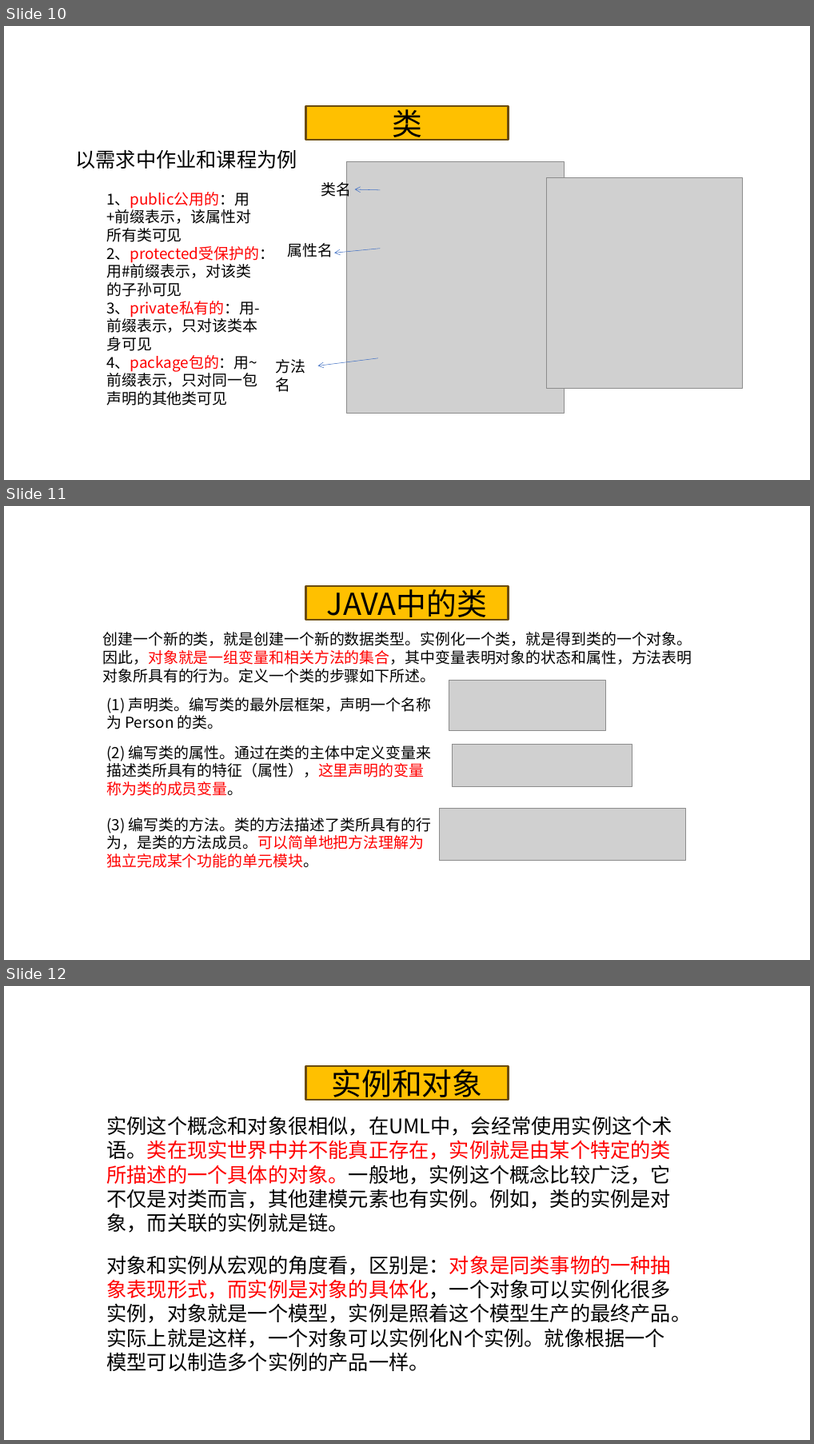
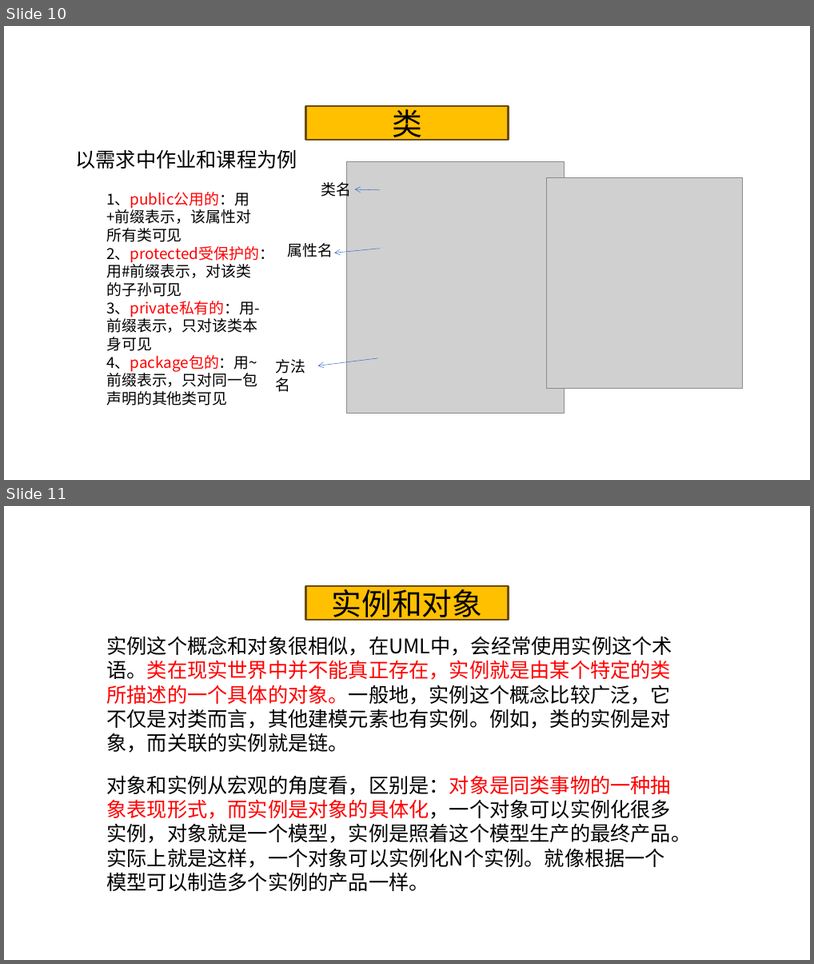
Before and after one commit to on6nx/requirement, a slide deck: uml2/G07翻转课堂2(3.20).pptx. Shown one above the other, each under a label of ours: slides 10, 11 and 12 before the commit, slides 10 and 11 after it. The pictures are 814x1444 and 814x964 pixels, drawn with LibreOffice and Linux fonts; fonts in the diff are those of the drawing; grey boxes stand for pictures; background and template pictures are left out. Boxes give left, top, right and bottom in pixels: in the first picture for what was removed or moved away, otherwise in the second. Text is boxed around its words. In the diff, an @@ line names an element or a change of style, - is before the commit and + after.

```diff
--- a/uml2/G07翻转课堂2(3.20).pptx
+++ b/uml2/G07翻转课堂2(3.20).pptx
@@ slide 11 removed at <box>4,506,810,960</box>, background picture (left out) @@
@@ rounded rectangle removed at <box>306,587,509,620</box> @@
-JAVA中的类
@@ text removed at <box>103,632,693,683</box> @@
-创建一个新的类，就是创建一个新的数据类型。实例化一个类，就是得到类的一个对象。因此，对象就是一组变量和相关方法的集合，其中变量表明对象的状态和属性，方法表明对象所具有的行为。定义一个类的步骤如下所述。
@@ freeform shape removed at <box>479,631,525,669</box> @@
@@ text removed at <box>106,697,431,729</box> @@
-(1) 声明类。编写类的最外层框架，声明一个名称为 Person 的类。
@@ picture removed at <box>450,680,606,731</box> @@
@@ text removed at <box>106,745,431,796</box> @@
-(2) 编写类的属性。通过在类的主体中定义变量来描述类所具有的特征（属性），这里声明的变量称为类的成员变量。
@@ picture removed at <box>453,744,633,787</box> @@
@@ text removed at <box>106,817,431,868</box> @@
-(3) 编写类的方法。类的方法描述了类所具有的行为，是类的方法成员。可以简单地把方法理解为独立完成某个功能的单元模块。
@@ picture removed at <box>439,808,686,860</box> @@
@@ what was slide 12 is now slide 11 @@
```
Also in this commit, not shown: 10 slides changed, 2 slides added, 1 other slide removed.
